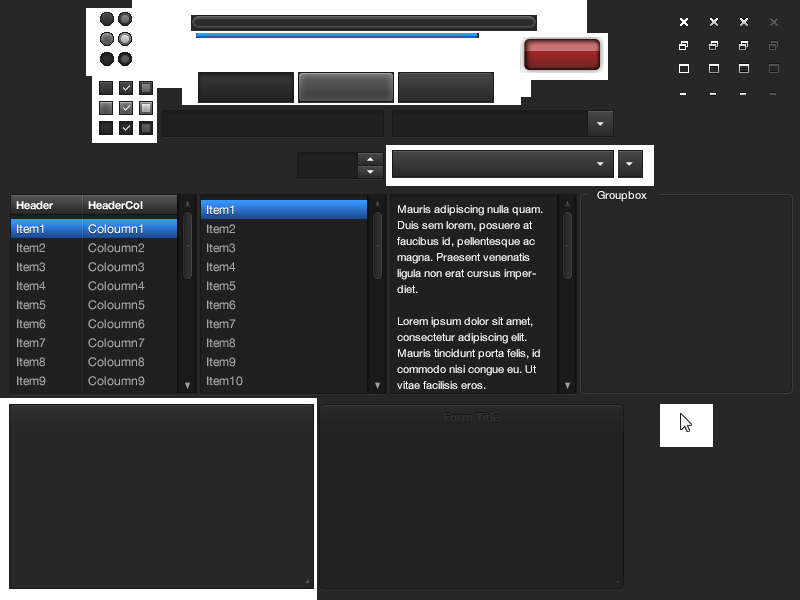
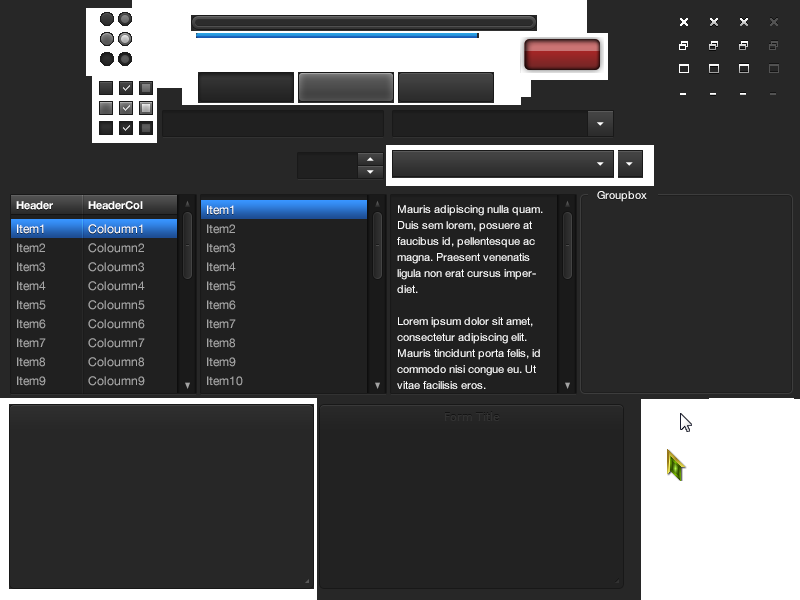
Layered file, before and after one edit (800×600). Changes by layer:
added layer "Emerald_Normal" above "Minion-UI.png" over [667, 449, 687, 481]
painted on "Minion-UI.png" over [641, 398, 800, 600]
